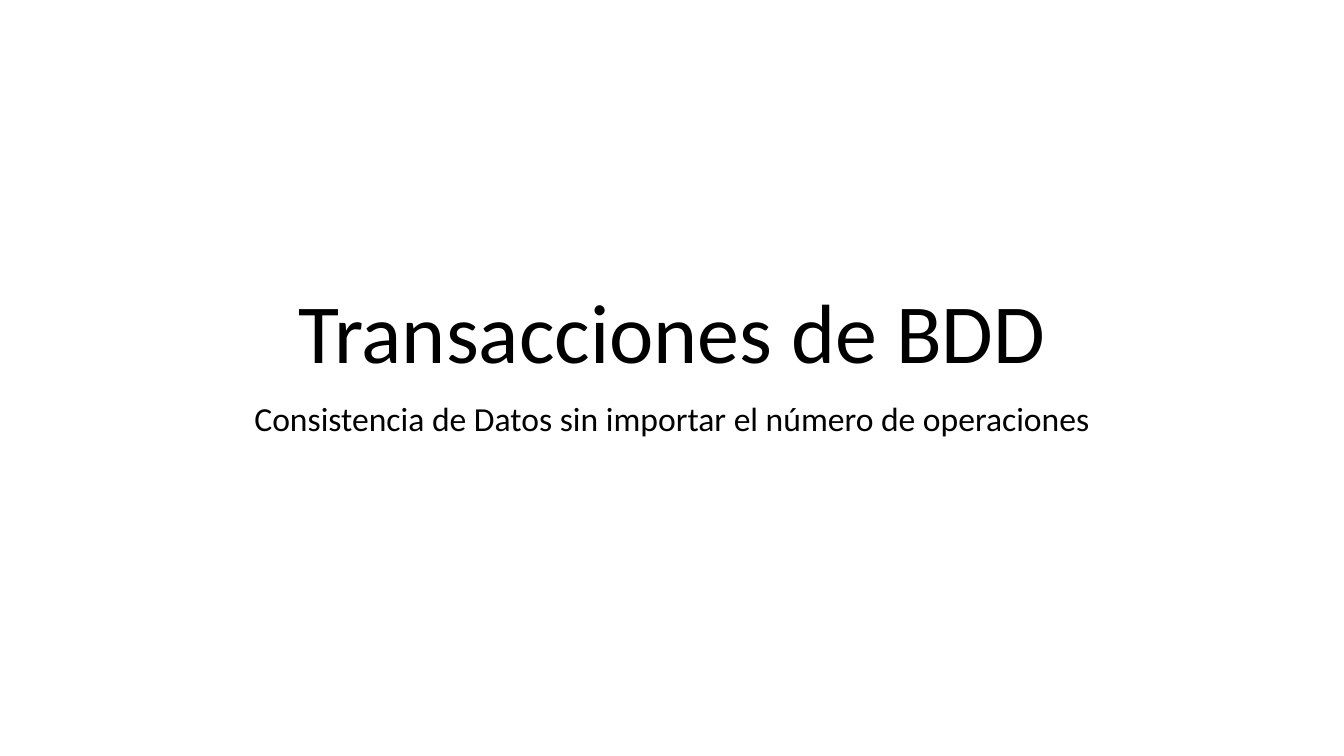
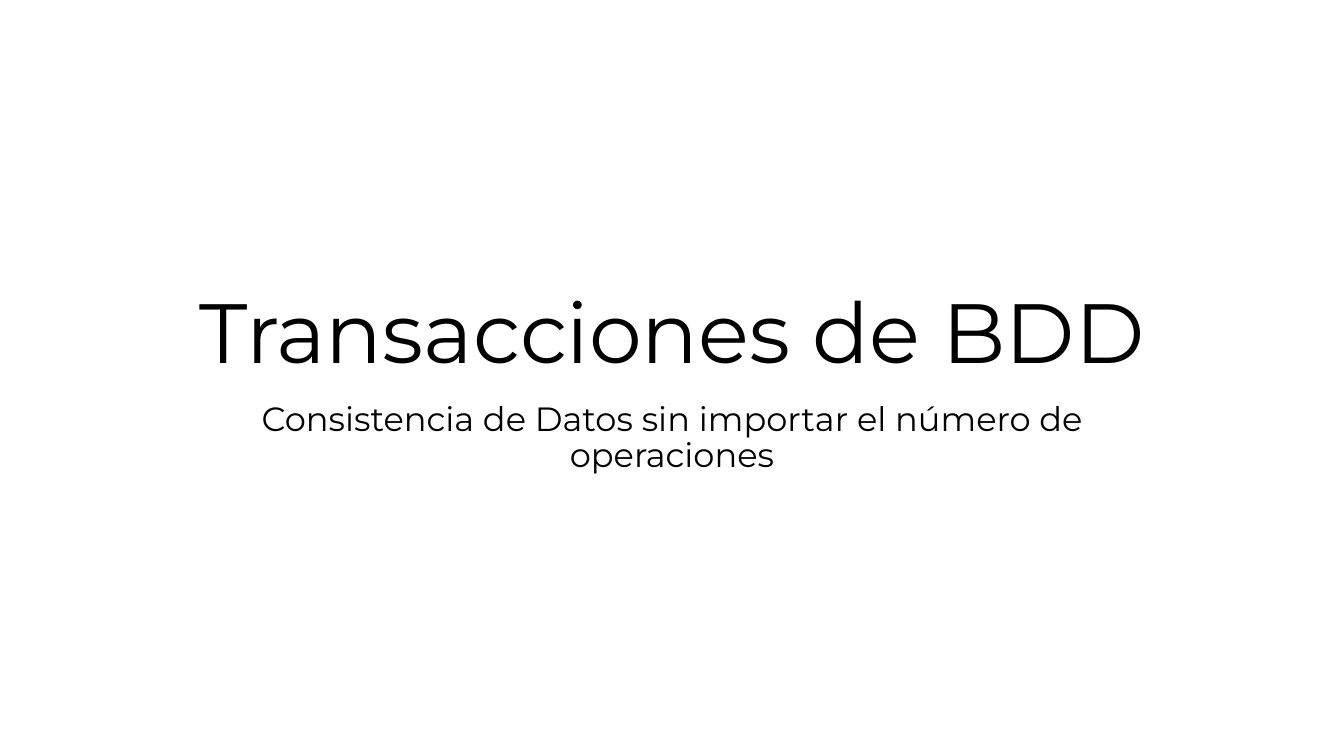
Before and after one commit to jofaval/talks-about, a slide deck: slide 1 of knowledge-sharing/db-transactions/db-transactions.es.pptx. Drawn at 1344x756 pixels with LibreOffice and Linux fonts; fonts in the diff are those of the drawing. Boxes give left, top, right and bottom in pixels: in the first picture for what was removed or moved away, otherwise in the second. Text is boxed around its words. In the diff, an @@ line names an element or a change of style, - is before the commit and + after.

```diff
--- a/knowledge-sharing/db-transactions/db-transactions.es.pptx
+++ b/knowledge-sharing/db-transactions/db-transactions.es.pptx
@@ title "Transacciones de BDD" at <box>200,300,1144,364</box>: font Calibri to Montserrat @@
@@ subtitle "Consistencia de Datos sin importar ..." at <box>262,406,1082,474</box>: font Calibri to Montserrat @@
```
Also in this commit, not shown: 4 other slides changed, 8 slides added, 22 other files.
